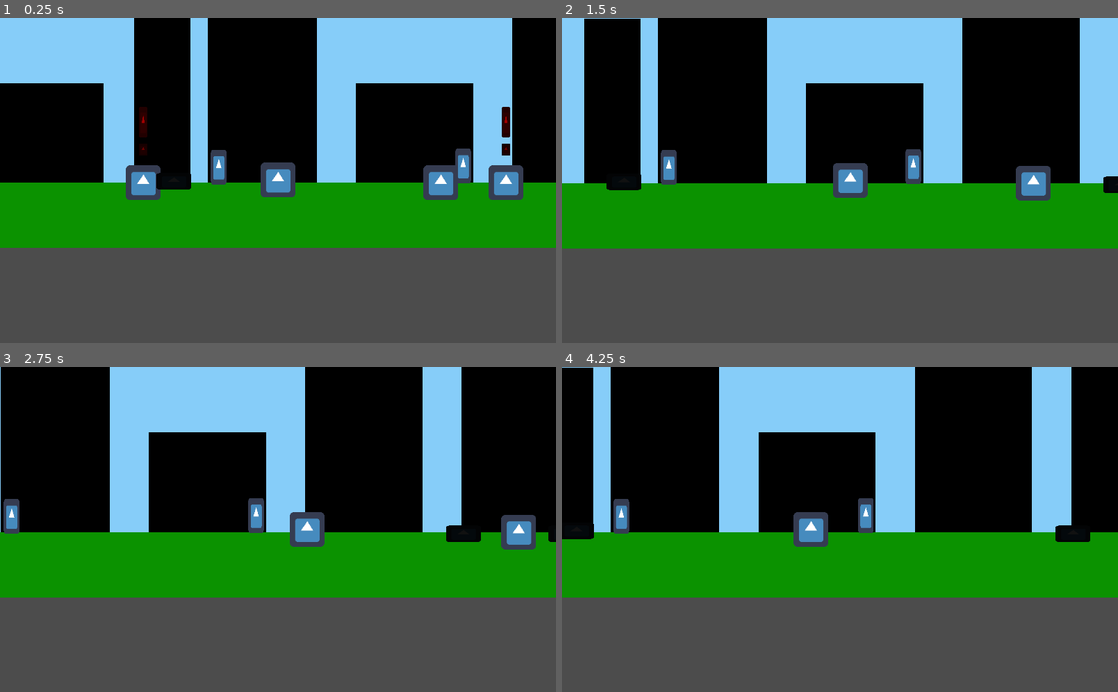
Above: before the commit, frames 1-4 (two rows, left to right).
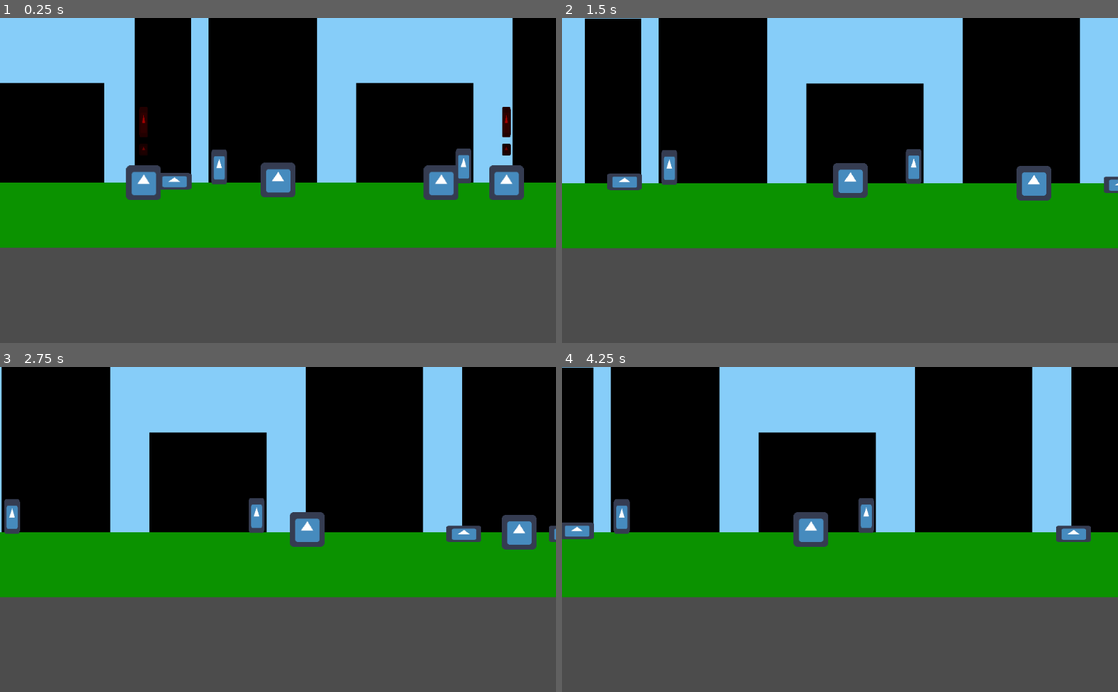
Above: after the commit, the same moments.

Repository: NoohAlavi/spooktober-jam-2020
Game: Godot game, scene res://World/World.tscn
Same seed, same stepped clock (60 frames per second), same inputs: the game is played once before the commit and once after it. The project has no main scene, so this scene is started directly. The engine's default icon, where the game draws it, is replaced by a stand-in: a white triangle on a blue panel in a dark square.
Inputs:
- Up to frame 1 (0.25 s): no input
- Up to frame 2 (1.5 s): hold Right (ui_right) 0.53-1.28 s; hold Down (ui_down) from 1.28 s (still down)
- Up to frame 3 (2.75 s): release Down (ui_down) at 2.03 s; hold Right (ui_right) from 2.03 s (still down)
- Up to frame 4 (4.25 s): release Right (ui_right) at 2.78 s; hold Up (ui_up) 2.78-3.53 s; hold Left (ui_left) from 3.53 s (still down)

The runs differ from the first frame. In frame 1, 1.1% of the frame differs, in the area x 0-95%, y 0-56%; in frame 2, 1.3%; in frame 3, 1.3%; in frame 4, 1.4%, in the area x 0-100%, y 0-71%.

Commit message:
Player Physics Update
player cant go past bounds (min_x & max_x)

Diff:
--- a/SpooktoberJam/Code/PlayerPhysics.gd
+++ b/SpooktoberJam/Code/PlayerPhysics.gd
@@ -4,6 +4,8 @@
 export var vertical_speed = 300;
 export var overground_y = 0;
 export var underground_y = 500;
+export var max_x = 100;
+export var min_x = -100;
 var vertical_mode = 0;
 var velocity = Vector2()
 var touching_vent = false
@@ -23,6 +25,8 @@
 	match (vertical_mode):
 		0:
 			velocity.x = (Input.get_action_strength("ui_right") - Input.get_action_strength("ui_left")) * move_speed; #Moving
+			if ((velocity.x > 0 && position.x > max_x) || (velocity.x < 0 && position.x < min_x)):
+				velocity.x = 0; # Restrict Player By Bounds
 		-1:
 			velocity.x = 0;
 			if (position.y < overground_y):
--- a/SpooktoberJam/Scenes/Vent.tscn
+++ b/SpooktoberJam/Scenes/Vent.tscn
@@ -10,8 +10,6 @@
 script = ExtResource( 2 )
 
 [node name="Sprite" type="Sprite" parent="."]
-modulate = Color( 0.223529, 0.223529, 0.223529, 1 )
-self_modulate = Color( 0.301961, 0.301961, 0.301961, 1 )
 position = Vector2( 0, -13.4929 )
 scale = Vector2( 1, 0.479134 )
 z_index = 4
--- a/SpooktoberJam/World/World.tscn
+++ b/SpooktoberJam/World/World.tscn
@@ -101,20 +101,10 @@
 "_edit_use_anchors_": false
 }
 
-[node name="Building11" type="ColorRect" parent="Buildings"]
-margin_left = -2280.0
-margin_top = 128.0
-margin_right = -1816.0
-margin_bottom = 480.0
-color = Color( 0, 0, 0, 1 )
-__meta__ = {
-"_edit_use_anchors_": false
-}
-
 [node name="Sky" type="ColorRect" parent="."]
-margin_left = -2360.0
+margin_left = -1152.0
 margin_top = -184.0
-margin_right = 3128.0
+margin_right = 1920.0
 margin_bottom = 488.0
 color = Color( 0.529412, 0.807843, 0.980392, 1 )
 __meta__ = {
@@ -122,9 +112,9 @@
 }
 
 [node name="Ground" type="ColorRect" parent="."]
-margin_left = -2320.0
+margin_left = -1144.0
 margin_top = 480.0
-margin_right = 3128.0
+margin_right = 1928.0
 margin_bottom = 600.0
 color = Color( 0.0470588, 0.576471, 0, 1 )
 __meta__ = {
@@ -141,9 +131,11 @@
 autostart = true
 
 [node name="Player" parent="." instance=ExtResource( 3 )]
-position = Vector2( 264.719, 477.832 )
+position = Vector2( 264, 477.832 )
 overground_y = 475
 underground_y = 700
+max_x = 2000
+min_x = -1000
 
 [node name="Vent6" parent="." instance=ExtResource( 4 )]
 position = Vector2( 1176.18, 496.516 )
--- a/SpooktoberJam/project.godot
+++ b/SpooktoberJam/project.godot
@@ -18,11 +18,6 @@
 config/name="SpooktoberJam"
 config/icon="res://icon.png"
 
-[display]
-
-window/stretch/mode="2d"
-window/stretch/aspect="keep"
-
 [rendering]
 
 environment/default_environment="res://default_env.tres"
Not shown, removed: SpooktoberJam/.mono/metadata/ide_messaging_meta.txt
